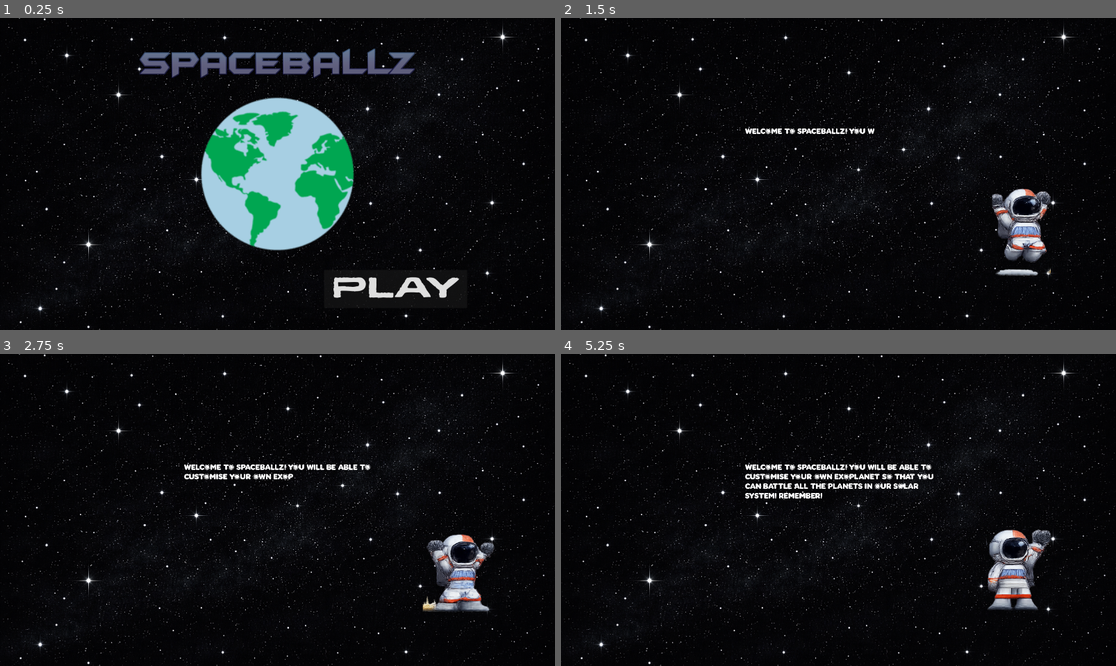
Above: before the commit, frames 1-4 (two rows, left to right).
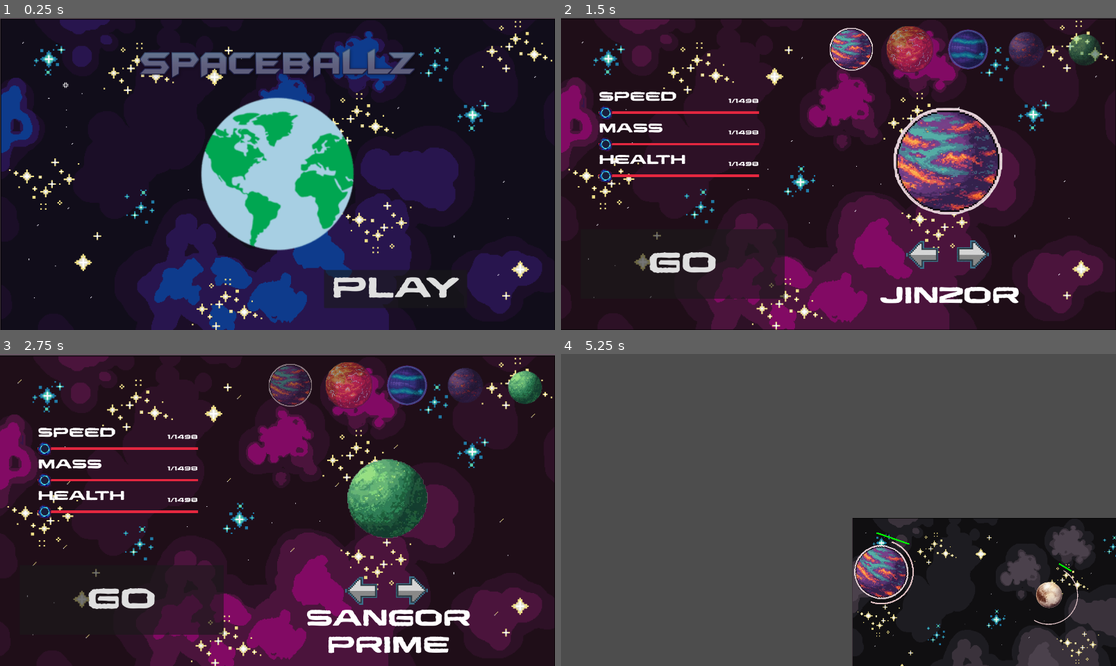
Above: after the commit, the same moments.

Repository: apomyl/ball-game
Game: Godot game, scene res://ui/main menu.tscn
The game is run twice, just before and just after one commit, with the same random seed, the same clock (stepped at 60 frames per second) and the same inputs.
Inputs (mouse positions are in pixels of both pictures, inside the frame that each line leads up to):
- Up to frame 1 (0.25 s): no input
- Up to frame 2 (1.5 s): click "play" at 0.5 s; click (1032, 46) at 1.25 s, where only the run after the commit has a clickable "SKIP"
- Up to frame 3 (2.75 s): click (360, 591) at 2.02 s
- Up to frame 4 (5.25 s): click (971, 591) at 2.77 s; click (683, 600) at 3.5 s, where only the run after the commit has a clickable "go"; click (672, 510) at 4.25 s, where only the run after the commit has a clickable "Power 5"; click (699, 603) at 5 s, where only the run after the commit has a clickable "battle"

The runs differ from the first frame. In frame 1, 45% of the frame differs, in the area x 0-100%, y 0-100%; in frame 2, 87%; in frame 3, 86%; in frame 4, 89%.

Commit message:
backgrounds applied

Diff:
--- /dev/null
+++ b/ball-game/ui/background.gd
@@ -0,0 +1,9 @@
+extends AnimatedSprite2D
+
+func _ready():
+	var screen_size = get_viewport_rect().size
+	var texture_size = sprite_frames.get_frame_texture(animation, 0).get_size()
+
+	scale = screen_size / texture_size
+
+	play("bg")
--- /dev/null
+++ b/ball-game/ui/background.tscn
@@ -0,0 +1,70 @@
+[gd_scene load_steps=14 format=3 uid="uid://bw7la53eq06bn"]
+
+[ext_resource type="Texture2D" uid="uid://clfjac5jn76kx" path="res://assets/backgrounds/bg31.png" id="1_yg7ml"]
+[ext_resource type="Texture2D" uid="uid://bj3josw42jefq" path="res://assets/backgrounds/bg32.png" id="2_stpsu"]
+[ext_resource type="Texture2D" uid="uid://cm8ffjanuasge" path="res://assets/backgrounds/bg311.png" id="3_yalll"]
+[ext_resource type="Texture2D" uid="uid://ko53oyuqjlsk" path="res://assets/backgrounds/bg33.png" id="4_sfpog"]
+[ext_resource type="Texture2D" uid="uid://cvr05uaxd82a6" path="res://assets/backgrounds/bg34.png" id="5_1c2to"]
+[ext_resource type="Texture2D" uid="uid://btjud7m7wig7h" path="res://assets/backgrounds/bg35.png" id="6_637hh"]
+[ext_resource type="Texture2D" uid="uid://dp3y5bylw46g8" path="res://assets/backgrounds/bg36.png" id="7_x23t8"]
+[ext_resource type="Texture2D" uid="uid://bvcdydui4vufp" path="res://assets/backgrounds/bg37.png" id="8_cdfki"]
+[ext_resource type="Texture2D" uid="uid://c01loj75ix0hg" path="res://assets/backgrounds/bg38.png" id="9_owprb"]
+[ext_resource type="Texture2D" uid="uid://culndk4tf5udg" path="res://assets/backgrounds/bg39.png" id="10_18fss"]
+[ext_resource type="Texture2D" uid="uid://1ejvrsiagstc" path="res://assets/backgrounds/bg310.png" id="11_y5ydl"]
+[ext_resource type="Script" uid="uid://cab7o5gtj4pnl" path="res://ui/background.gd" id="12_stpsu"]
+
+[sub_resource type="SpriteFrames" id="SpriteFrames_yg7ml"]
+animations = [{
+"frames": [{
+"duration": 1.0,
+"texture": ExtResource("1_yg7ml")
+}, {
+"duration": 1.0,
+"texture": ExtResource("2_stpsu")
+}, {
+"duration": 1.0,
+"texture": ExtResource("4_sfpog")
+}, {
+"duration": 1.0,
+"texture": ExtResource("5_1c2to")
+}, {
+"duration": 1.0,
+"texture": ExtResource("6_637hh")
+}, {
+"duration": 1.0,
+"texture": ExtResource("7_x23t8")
+}, {
+"duration": 1.0,
+"texture": ExtResource("8_cdfki")
+}, {
+"duration": 1.0,
+"texture": ExtResource("9_owprb")
+}, {
+"duration": 1.0,
+"texture": ExtResource("10_18fss")
+}, {
+"duration": 1.0,
+"texture": ExtResource("11_y5ydl")
+}, {
+"duration": 1.0,
+"texture": ExtResource("3_yalll")
+}],
+"loop": true,
+"name": &"bg",
+"speed": 2.0
+}, {
+"frames": [],
+"loop": true,
+"name": &"default",
+"speed": 5.0
+}]
+
+[node name="Node2D" type="Node2D"]
+
+[node name="Background" type="AnimatedSprite2D" parent="."]
+z_index = -1
+texture_filter = 1
+sprite_frames = SubResource("SpriteFrames_yg7ml")
+animation = &"bg"
+centered = false
+script = ExtResource("12_stpsu")
--- a/ball-game/ui/creation.tscn
+++ b/ball-game/ui/creation.tscn
@@ -1,13 +1,65 @@
-[gd_scene format=3 uid="uid://c5clfb81rvk3v"]
+[gd_scene load_steps=19 format=3 uid="uid://c5clfb81rvk3v"]
 
 [ext_resource type="Theme" uid="uid://bp6vqjk6b7nwq" path="res://assets/theme.tres" id="1_lotrb"]
 [ext_resource type="Script" uid="uid://ds05vrvc0rtms" path="res://ui/creation.gd" id="1_vusna"]
-[ext_resource type="Texture2D" uid="uid://drp8fp3i4w1b7" path="res://assets/backgrounds/background.png" id="2_fkntm"]
+[ext_resource type="Texture2D" uid="uid://bmqst56nmvfeg" path="res://assets/backgrounds/bg11.png" id="2_mbx1c"]
+[ext_resource type="Texture2D" uid="uid://b6j03qn8ui561" path="res://assets/backgrounds/bg22.png" id="3_78o1v"]
 [ext_resource type="Script" uid="uid://cj4ih16vgpbmq" path="res://ui/planet_selector.gd" id="3_vusna"]
 [ext_resource type="Texture2D" uid="uid://di3ty4hop2e8t" path="res://assets/left.png" id="4_451v5"]
+[ext_resource type="Texture2D" uid="uid://dsmfgrtxtxtxo" path="res://assets/backgrounds/bg23.png" id="4_wqb2q"]
 [ext_resource type="Texture2D" uid="uid://cbfeibxxgvph4" path="res://assets/right.png" id="5_fkntm"]
-
-[node name="Creation" type="Control" unique_id=866555154]
+[ext_resource type="Texture2D" uid="uid://dpbmn5lv0a83o" path="res://assets/backgrounds/bg24.png" id="5_kr6je"]
+[ext_resource type="Texture2D" uid="uid://cqyygo1jcsffc" path="res://assets/backgrounds/bg25.png" id="6_cggdt"]
+[ext_resource type="Texture2D" uid="uid://caulkhnlwos42" path="res://assets/backgrounds/bg26.png" id="7_luehv"]
+[ext_resource type="Texture2D" uid="uid://dipcq6w0lplyy" path="res://assets/backgrounds/bg27.png" id="8_mkpqu"]
+[ext_resource type="Texture2D" uid="uid://5focorr7nhul" path="res://assets/backgrounds/bg28.png" id="9_tfkxd"]
+[ext_resource type="Texture2D" uid="uid://dn82hqq16od66" path="res://assets/backgrounds/bg29.png" id="10_u4o5j"]
+[ext_resource type="Texture2D" uid="uid://ba4wkadfuxqqj" path="res://assets/backgrounds/bg210.png" id="11_mf6y5"]
+[ext_resource type="Texture2D" uid="uid://ds1nq81jn8ebg" path="res://assets/backgrounds/bg211.png" id="12_vyuau"]
+[ext_resource type="Script" uid="uid://cab7o5gtj4pnl" path="res://ui/background.gd" id="13_cggdt"]
+
+[sub_resource type="SpriteFrames" id="SpriteFrames_wa0l1"]
+animations = [{
+"frames": [{
+"duration": 1.0,
+"texture": ExtResource("2_mbx1c")
+}, {
+"duration": 1.0,
+"texture": ExtResource("3_78o1v")
+}, {
+"duration": 1.0,
+"texture": ExtResource("4_wqb2q")
+}, {
+"duration": 1.0,
+"texture": ExtResource("5_kr6je")
+}, {
+"duration": 1.0,
+"texture": ExtResource("6_cggdt")
+}, {
+"duration": 1.0,
+"texture": ExtResource("7_luehv")
+}, {
+"duration": 1.0,
+"texture": ExtResource("8_mkpqu")
+}, {
+"duration": 1.0,
+"texture": ExtResource("9_tfkxd")
+}, {
+"duration": 1.0,
+"texture": ExtResource("10_u4o5j")
+}, {
+"duration": 1.0,
+"texture": ExtResource("11_mf6y5")
+}, {
+"duration": 1.0,
+"texture": ExtResource("12_vyuau")
+}],
+"loop": true,
+"name": &"bg",
+"speed": 2.0
+}]
+
+[node name="Creation" type="Control"]
 layout_mode = 3
 anchors_preset = 15
 anchor_right = 1.0
@@ -17,17 +69,15 @@
 size_flags_vertical = 3
 script = ExtResource("1_vusna")
 
-[node name="BG" type="TextureRect" parent="." unique_id=807349373]
-layout_mode = 1
-anchors_preset = 15
-anchor_right = 1.0
-anchor_bottom = 1.0
-grow_horizontal = 2
-grow_vertical = 2
-texture = ExtResource("2_fkntm")
-stretch_mode = 6
-
-[node name="SliderContainer" type="VBoxContainer" parent="." unique_id=760379179]
+[node name="Background" type="AnimatedSprite2D" parent="."]
+z_index = -1
+texture_filter = 4
+sprite_frames = SubResource("SpriteFrames_wa0l1")
+animation = &"bg"
+centered = false
+script = ExtResource("13_cggdt")
+
+[node name="SliderContainer" type="VBoxContainer" parent="."]
 layout_mode = 0
 offset_left = 131.0
 offset_top = 125.0
@@ -35,11 +85,11 @@
 offset_bottom = 693.0
 alignment = 1
 
-[node name="SpeedLabelContainer" type="GridContainer" parent="SliderContainer" unique_id=1086003814]
+[node name="SpeedLabelContainer" type="GridContainer" parent="SliderContainer"]
 layout_mode = 2
 columns = 2
 
-[node name="Speed" type="RichTextLabel" parent="SliderContainer/SpeedLabelContainer" unique_id=1893297790]
+[node name="Speed" type="RichTextLabel" parent="SliderContainer/SpeedLabelContainer"]
 custom_minimum_size = Vector2(300, 0)
 layout_mode = 2
 size_flags_vertical = 3
@@ -49,7 +99,7 @@
 fit_content = true
 vertical_alignment = 2
 
-[node name="SpeedValue" type="RichTextLabel" parent="SliderContainer/SpeedLabelContainer" unique_id=1694966692]
+[node name="SpeedValue" type="RichTextLabel" parent="SliderContainer/SpeedLabelContainer"]
 layout_direction = 3
 layout_mode = 2
 size_flags_horizontal = 3
@@ -60,17 +110,17 @@
 horizontal_alignment = 2
 vertical_alignment = 2
 
-[node name="SpeedSlider" type="HSlider" parent="SliderContainer" unique_id=999440617]
+[node name="SpeedSlider" type="HSlider" parent="SliderContainer"]
 layout_mode = 2
 theme = ExtResource("1_lotrb")
 min_value = 1.0
 value = 1.0
 
-[node name="MassLabelContainer" type="GridContainer" parent="SliderContainer" unique_id=256549846]
+[node name="MassLabelContainer" type="GridContainer" parent="SliderContainer"]
 layout_mode = 2
 columns = 2
 
-[node name="Mass" type="RichTextLabel" parent="SliderContainer/MassLabelContainer" unique_id=431006261]
+[node name="Mass" type="RichTextLabel" parent="SliderContainer/MassLabelContainer"]
 custom_minimum_size = Vector2(300, 0)
 layout_mode = 2
 theme = ExtResource("1_lotrb")
@@ -78,7 +128,7 @@
 text = "[font_size=45]Mass[/font_size]"
 fit_content = true
 
-[node name="MassValue" type="RichTextLabel" parent="SliderContainer/MassLabelContainer" unique_id=1307242866]
+[node name="MassValue" type="RichTextLabel" parent="SliderContainer/MassLabelContainer"]
 layout_direction = 3
 layout_mode = 2
 size_flags_horizontal = 3
@@ -89,17 +139,17 @@
 horizontal_alignment = 2
 vertical_alignment = 2
 
-[node name="MassSlider" type="HSlider" parent="SliderContainer" unique_id=582932542]
+[node name="MassSlider" type="HSlider" parent="SliderContainer"]
 layout_mode = 2
 theme = ExtResource("1_lotrb")
 min_value = 1.0
 value = 1.0
 
-[node name="HealthLabelContainer" type="GridContainer" parent="SliderContainer" unique_id=1091777691]
+[node name="HealthLabelContainer" type="GridContainer" parent="SliderContainer"]
 layout_mode = 2
 columns = 2
 
-[node name="Health" type="RichTextLabel" parent="SliderContainer/HealthLabelContainer" unique_id=995544023]
+[node name="Health" type="RichTextLabel" parent="SliderContainer/HealthLabelContainer"]
 custom_minimum_size = Vector2(320, 0)
 layout_mode = 2
 size_flags_vertical = 3
@@ -109,7 +159,7 @@
 fit_content = true
 vertical_alignment = 2
 
-[node name="HealthValue" type="RichTextLabel" parent="SliderContainer/HealthLabelContainer" unique_id=1956473987]
+[node name="HealthValue" type="RichTextLabel" parent="SliderContainer/HealthLabelContainer"]
 layout_direction = 3
 layout_mode = 2
 size_flags_horizontal = 3
@@ -120,20 +170,20 @@
 horizontal_alignment = 2
 vertical_alignment = 2
 
-[node name="HealthSlider" type="HSlider" parent="SliderContainer" unique_id=1410190916]
+[node name="HealthSlider" type="HSlider" parent="SliderContainer"]
 layout_mode = 2
 theme = ExtResource("1_lotrb")
 min_value = 1.0
 value = 1.0
 
-[node name="Planet Selector" type="Control" parent="." unique_id=1041985243]
+[node name="Planet Selector" type="Control" parent="."]
 anchors_preset = 0
 offset_left = 950.0
 offset_right = 1731.0
 offset_bottom = 823.0
 script = ExtResource("3_vusna")
 
-[node name="HBoxContainer" type="HBoxContainer" parent="Planet Selector" unique_id=159931920]
+[node name="HBoxContainer" type="HBoxContainer" parent="Planet Selector"]
 clip_contents = true
 custom_minimum_size = Vector2(0, 300)
 layout_mode = 1
@@ -142,7 +192,7 @@
 offset_bottom = 542.49994
 scale = Vector2(0.4, 0.4)
 
-[node name="Planet" type="TextureRect" parent="Planet Selector" unique_id=1653421733]
+[node name="Planet" type="TextureRect" parent="Planet Selector"]
 custom_minimum_size = Vector2(0, 500)
 layout_mode = 0
 offset_left = 140.0
@@ -152,7 +202,7 @@
 size_flags_vertical = 3
 stretch_mode = 4
 
-[node name="LeftButton" type="TextureButton" parent="Planet Selector" unique_id=516673160]
+[node name="LeftButton" type="TextureButton" parent="Planet Selector"]
 custom_minimum_size = Vector2(50, 50)
 layout_mode = 0
 offset_left = 239.0
@@ -164,7 +214,7 @@
 size_flags_vertical = 4
 texture_normal = ExtResource("4_451v5")
 
-[node name="RightButton" type="TextureButton" parent="Planet Selector" unique_id=144966398]
+[node name="RightButton" type="TextureButton" parent="Planet Selector"]
 custom_minimum_size = Vector2(50, 50)
 layout_mode = 0
 offset_left = 415.0
@@ -176,7 +226,7 @@
 size_flags_vertical = 0
 texture_normal = ExtResource("5_fkntm")
 
-[node name="Name" type="RichTextLabel" parent="Planet Selector" unique_id=1329680754]
+[node name="Name" type="RichTextLabel" parent="Planet Selector"]
 layout_mode = 0
 offset_left = -28.0
 offset_top = 871.0
@@ -191,7 +241,7 @@
 horizontal_alignment = 1
 vertical_alignment = 1
 
-[node name="Go" type="Button" parent="." unique_id=1231940784]
+[node name="Go" type="Button" parent="."]
 layout_mode = 0
 offset_left = 68.0
 offset_top = 731.0
--- a/ball-game/ui/instructions.gd
+++ b/ball-game/ui/instructions.gd
@@ -8,7 +8,7 @@
 # -------------------------
 # EDIT THESE
 # -------------------------
-var char_delay := 0.03
+var char_delay := 0.02
 var after_full_text_wait := 2.5
 var between_bubbles_wait := 0.4
 
--- a/ball-game/ui/instructions.tscn
+++ b/ball-game/ui/instructions.tscn
@@ -1,10 +1,64 @@
-[gd_scene format=3 uid="uid://bp4fltlnettkh"]
+[gd_scene load_steps=40 format=3 uid="uid://bp4fltlnettkh"]
 
 [ext_resource type="Script" uid="uid://ylc3vcwm2hte" path="res://ui/instructions.gd" id="1_gwj8b"]
-[ext_resource type="Texture2D" uid="uid://drp8fp3i4w1b7" path="res://assets/backgrounds/background.png" id="1_q4e6u"]
+[ext_resource type="Texture2D" uid="uid://7p0tchg00sjj" path="res://assets/backgrounds/background11.png" id="2_gxi0q"]
 [ext_resource type="Texture2D" uid="uid://8mlvd7pkcv50" path="res://assets/animations/rocketbg.png" id="3_22tfe"]
+[ext_resource type="Texture2D" uid="uid://bb66jhl1306bl" path="res://assets/backgrounds/background12.png" id="3_d5pu1"]
 [ext_resource type="Texture2D" uid="uid://dwkr6nnw0xevh" path="res://assets/animations/astro.png" id="4_jrofa"]
+[ext_resource type="Texture2D" uid="uid://cs8hc3xd2sqde" path="res://assets/backgrounds/background13.png" id="4_qjp1f"]
 [ext_resource type="FontFile" uid="uid://b4n5v84ypqf5g" path="res://assets/Cosmo Corner PERSONAL USE ONLY!.ttf" id="5_jrofa"]
+[ext_resource type="Texture2D" uid="uid://d3f8t7wxmpmxg" path="res://assets/backgrounds/background14.png" id="5_qtfbm"]
+[ext_resource type="Texture2D" uid="uid://dryuf5wt0m43m" path="res://assets/backgrounds/bg15.png" id="6_h0x0m"]
+[ext_resource type="Texture2D" uid="uid://bv5f7kdgxuono" path="res://assets/backgrounds/bg16.png" id="7_w21n5"]
+[ext_resource type="Texture2D" uid="uid://buquhik7uv8me" path="res://assets/backgrounds/bg17.png" id="8_4i87k"]
+[ext_resource type="Texture2D" uid="uid://b0ogllqu5mbvt" path="res://assets/backgrounds/bg18.png" id="9_ftxkj"]
+[ext_resource type="Texture2D" uid="uid://dmpqemx51v3c2" path="res://assets/backgrounds/bg19.png" id="10_2cwka"]
+[ext_resource type="Texture2D" uid="uid://dl8ji4d5vktpk" path="res://assets/backgrounds/bg110.png" id="11_hfy4k"]
+[ext_resource type="Texture2D" uid="uid://dcq3akr8svpbx" path="res://assets/backgrounds/bg111.png" id="12_4mgd7"]
+[ext_resource type="Script" uid="uid://cab7o5gtj4pnl" path="res://ui/background.gd" id="13_gnyir"]
+[ext_resource type="Script" uid="uid://bc4fhth38m5by" path="res://ui/skip.gd" id="17_d5pu1"]
+[ext_resource type="FontFile" uid="uid://dx1133orocye5" path="res://assets/Star Rust.otf" id="17_qjp1f"]
+
+[sub_resource type="SpriteFrames" id="SpriteFrames_72n4g"]
+animations = [{
+"frames": [{
+"duration": 1.0,
+"texture": ExtResource("2_gxi0q")
+}, {
+"duration": 1.0,
+"texture": ExtResource("3_d5pu1")
+}, {
+"duration": 1.0,
+"texture": ExtResource("4_qjp1f")
+}, {
+"duration": 1.0,
+"texture": ExtResource("5_qtfbm")
+}, {
+"duration": 1.0,
+"texture": ExtResource("6_h0x0m")
+}, {
+"duration": 1.0,
+"texture": ExtResource("7_w21n5")
+}, {
+"duration": 1.0,
+"texture": ExtResource("8_4i87k")
+}, {
+"duration": 1.0,
+"texture": ExtResource("9_ftxkj")
+}, {
+"duration": 1.0,
+"texture": ExtResource("10_2cwka")
+}, {
+"duration": 1.0,
+"texture": ExtResource("11_hfy4k")
+}, {
+"duration": 1.0,
+"texture": ExtResource("12_4mgd7")
+}],
+"loop": true,
+"name": &"bg",
+"speed": 5.0
+}]
 
 [sub_resource type="AtlasTexture" id="AtlasTexture_soo13"]
 atlas = ExtResource("3_22tfe")
@@ -122,7 +176,7 @@
 }],
 "loop": false,
 "name": &"end",
-"speed": 5.0
+"speed": 3.0
 }, {
 "frames": [{
 "duration": 0.61,
@@ -166,16 +220,13 @@
 grow_vertical = 2
 script = ExtResource("1_gwj8b")
 
-[node name="Background" type="TextureRect" parent="."]
-layout_mode = 1
-anchors_preset = 15
-anchor_right = 1.0
-anchor_bottom = 1.0
-grow_horizontal = 2
-grow_vertical = 2
-texture = ExtResource("1_q4e6u")
-expand_mode = 1
-stretch_mode = 6
+[node name="Background" type="AnimatedSprite2D" parent="."]
+z_index = -1
+texture_filter = 4
+sprite_frames = SubResource("SpriteFrames_72n4g")
+animation = &"bg"
+centered = false
+script = ExtResource("13_gnyir")
 
 [node name="Astronaut" type="Control" parent="."]
 layout_mode = 1
@@ -224,3 +275,21 @@
 text = "kgfytdyd"
 
 [node name="SequenceTimer" type="Timer" parent="."]
+
+[node name="skip" type="Button" parent="."]
+layout_mode = 1
+anchors_preset = -1
+anchor_left = 0.97800004
+anchor_right = 1.0
+anchor_bottom = 0.029000001
+offset_left = -305.76013
+offset_top = 76.0
+offset_right = -231.0
+offset_bottom = 85.68
+grow_horizontal = 0
+theme_override_fonts/font = ExtResource("17_qjp1f")
+theme_override_font_sizes/font_size = 28
+text = "SKIP"
+script = ExtResource("17_d5pu1")
+
+[connection signal="pressed" from="skip" to="skip" method="_on_pressed"]
--- a/ball-game/ui/main menu.tscn
+++ b/ball-game/ui/main menu.tscn
@@ -1,10 +1,62 @@
-[gd_scene load_steps=6 format=3 uid="uid://cbisgncstjtjh"]
+[gd_scene load_steps=18 format=3 uid="uid://cbisgncstjtjh"]
 
 [ext_resource type="Script" uid="uid://gulcyh205wdu" path="res://ui/main_menu.gd" id="1_rs7wx"]
-[ext_resource type="Texture2D" uid="uid://drp8fp3i4w1b7" path="res://assets/backgrounds/background.png" id="2_d6lax"]
 [ext_resource type="Texture2D" uid="uid://37iovauvy1v1" path="res://earth.png" id="2_ot7ep"]
+[ext_resource type="Texture2D" uid="uid://7p0tchg00sjj" path="res://assets/backgrounds/background11.png" id="2_tbovc"]
 [ext_resource type="Texture2D" uid="uid://dptnl8w8bnmeq" path="res://assets/title.png" id="3_ot7ep"]
+[ext_resource type="Texture2D" uid="uid://bf4dfroapygig" path="res://assets/backgrounds/background12.png" id="3_wruty"]
+[ext_resource type="Texture2D" uid="uid://c7e3d78ebv227" path="res://assets/backgrounds/background13.png" id="4_coicg"]
 [ext_resource type="Theme" uid="uid://bp6vqjk6b7nwq" path="res://assets/theme.tres" id="4_u2ul1"]
+[ext_resource type="Texture2D" uid="uid://gj2f14ocw07s" path="res://assets/backgrounds/background14.png" id="5_ayhro"]
+[ext_resource type="Texture2D" uid="uid://bwvgbs5npdin3" path="res://assets/backgrounds/bg15.png" id="6_ap6ul"]
+[ext_resource type="Texture2D" uid="uid://ivtb1jo6cuux" path="res://assets/backgrounds/bg16.png" id="7_axkaq"]
+[ext_resource type="Texture2D" uid="uid://b7lmovjml6je3" path="res://assets/backgrounds/bg17.png" id="8_osiq4"]
+[ext_resource type="Texture2D" uid="uid://3o6p1qt6t1eq" path="res://assets/backgrounds/bg18.png" id="9_586es"]
+[ext_resource type="Texture2D" uid="uid://qc8lulh5hw3g" path="res://assets/backgrounds/bg19.png" id="10_mp2d1"]
+[ext_resource type="Texture2D" uid="uid://q0hj15cweyjv" path="res://assets/backgrounds/bg110.png" id="11_n2dns"]
+[ext_resource type="Texture2D" uid="uid://dybwjikyw1vyv" path="res://assets/backgrounds/bg111.png" id="12_isiei"]
+[ext_resource type="Script" uid="uid://cab7o5gtj4pnl" path="res://ui/background.gd" id="13_y4g4h"]
+
+[sub_resource type="SpriteFrames" id="SpriteFrames_v1sgb"]
+animations = [{
+"frames": [{
+"duration": 1.0,
+"texture": ExtResource("2_tbovc")
+}, {
+"duration": 1.0,
+"texture": ExtResource("3_wruty")
+}, {
+"duration": 1.0,
+"texture": ExtResource("4_coicg")
+}, {
+"duration": 1.0,
+"texture": ExtResource("5_ayhro")
+}, {
+"duration": 1.0,
+"texture": ExtResource("6_ap6ul")
+}, {
+"duration": 1.0,
+"texture": ExtResource("7_axkaq")
+}, {
+"duration": 1.0,
+"texture": ExtResource("8_osiq4")
+}, {
+"duration": 1.0,
+"texture": ExtResource("9_586es")
+}, {
+"duration": 1.0,
+"texture": ExtResource("10_mp2d1")
+}, {
+"duration": 1.0,
+"texture": ExtResource("11_n2dns")
+}, {
+"duration": 1.0,
+"texture": ExtResource("12_isiei")
+}],
+"loop": true,
+"name": &"bg",
+"speed": 2.0
+}]
 
 [node name="MainMenu" type="Control"]
 layout_mode = 3
@@ -13,15 +65,13 @@
 offset_bottom = 1080.0
 script = ExtResource("1_rs7wx")
 
-[node name="BG" type="TextureRect" parent="."]
-layout_mode = 1
-anchors_preset = 15
-anchor_right = 1.0
-anchor_bottom = 1.0
-grow_horizontal = 2
-grow_vertical = 2
-texture = ExtResource("2_d6lax")
-stretch_mode = 6
+[node name="AnimatedSprite2D" type="AnimatedSprite2D" parent="."]
+z_index = -1
+texture_filter = 4
+sprite_frames = SubResource("SpriteFrames_v1sgb")
+animation = &"bg"
+centered = false
+script = ExtResource("13_y4g4h")
 
 [node name="Background" type="TextureRect" parent="."]
 layout_mode = 0
--- /dev/null
+++ b/ball-game/ui/skip.gd
@@ -0,0 +1,5 @@
+extends Button
+
+
+func _on_pressed() -> void:
+	get_tree().change_scene_to_file("res://ui/creation.tscn")
--- a/ball-game/ui/transition.tscn
+++ b/ball-game/ui/transition.tscn
@@ -1,7 +1,7 @@
-[gd_scene format=3 uid="uid://ck7jgabsc7a04"]
+[gd_scene load_steps=48 format=3 uid="uid://ck7jgabsc7a04"]
 
 [ext_resource type="Texture2D" uid="uid://cl4iiig4vvkto" path="res://assets/transition/transition1.png" id="1_cdcv5"]
-[ext_resource type="Script" uid="uid://bg5i3lg36a1dy" path="res://run.gd" id="1_dvrck"]
+[ext_resource type="Script" uid="uid://bg5i3lg36a1dy" path="res://transition.gd" id="1_dvrck"]
 [ext_resource type="Texture2D" uid="uid://bg5o7x1oypr4a" path="res://assets/transition/transition2.png" id="2_ru7yf"]
 [ext_resource type="Texture2D" uid="uid://bvehedjuga8l6" path="res://assets/transition/transition3.png" id="3_my7rm"]
 [ext_resource type="Texture2D" uid="uid://chgcyutbbvmvj" path="res://assets/transition/transition4.png" id="4_np3wr"]
--- a/ball-game/walls.tscn
+++ b/ball-game/walls.tscn
@@ -1,15 +1,77 @@
-[gd_scene format=3 uid="uid://die44hlvewhfn"]
+[gd_scene load_steps=15 format=3 uid="uid://die44hlvewhfn"]
+
+[ext_resource type="Texture2D" uid="uid://clfjac5jn76kx" path="res://assets/backgrounds/bg31.png" id="1_pcp3h"]
+[ext_resource type="Texture2D" uid="uid://bj3josw42jefq" path="res://assets/backgrounds/bg32.png" id="2_q2dr5"]
+[ext_resource type="Texture2D" uid="uid://ko53oyuqjlsk" path="res://assets/backgrounds/bg33.png" id="3_37dt0"]
+[ext_resource type="Texture2D" uid="uid://cvr05uaxd82a6" path="res://assets/backgrounds/bg34.png" id="4_cc55r"]
+[ext_resource type="Texture2D" uid="uid://btjud7m7wig7h" path="res://assets/backgrounds/bg35.png" id="5_1xhue"]
+[ext_resource type="Texture2D" uid="uid://dp3y5bylw46g8" path="res://assets/backgrounds/bg36.png" id="6_5boxt"]
+[ext_resource type="Texture2D" uid="uid://bvcdydui4vufp" path="res://assets/backgrounds/bg37.png" id="7_514ik"]
+[ext_resource type="Texture2D" uid="uid://c01loj75ix0hg" path="res://assets/backgrounds/bg38.png" id="8_oy78j"]
+[ext_resource type="Texture2D" uid="uid://culndk4tf5udg" path="res://assets/backgrounds/bg39.png" id="9_14hr1"]
+[ext_resource type="Texture2D" uid="uid://1ejvrsiagstc" path="res://assets/backgrounds/bg310.png" id="10_wkm88"]
+[ext_resource type="Texture2D" uid="uid://cm8ffjanuasge" path="res://assets/backgrounds/bg311.png" id="11_rda77"]
+[ext_resource type="Script" uid="uid://cab7o5gtj4pnl" path="res://ui/background.gd" id="12_n424q"]
+
+[sub_resource type="SpriteFrames" id="SpriteFrames_oelu8"]
+animations = [{
+"frames": [{
+"duration": 1.0,
+"texture": ExtResource("1_pcp3h")
+}, {
+"duration": 1.0,
+"texture": ExtResource("2_q2dr5")
+}, {
+"duration": 1.0,
+"texture": ExtResource("3_37dt0")
+}, {
+"duration": 1.0,
+"texture": ExtResource("4_cc55r")
+}, {
+"duration": 1.0,
+"texture": ExtResource("5_1xhue")
+}, {
+"duration": 1.0,
+"texture": ExtResource("6_5boxt")
+}, {
+"duration": 1.0,
+"texture": ExtResource("7_514ik")
+}, {
+"duration": 1.0,
+"texture": ExtResource("8_oy78j")
+}, {
+"duration": 1.0,
+"texture": ExtResource("9_14hr1")
+}, {
+"duration": 1.0,
+"texture": ExtResource("10_wkm88")
+}, {
+"duration": 1.0,
+"texture": ExtResource("11_rda77")
+}],
+"loop": true,
+"name": &"bg",
+"speed": 2.0
+}]
 
 [sub_resource type="PhysicsMaterial" id="PhysicsMaterial_oelu8"]
 friction = 0.0
 bounce = 1.0
 
-[node name="Walls" type="Node2D" unique_id=1034601366]
+[node name="Walls" type="Node2D"]
 
-[node name="Walls" type="StaticBody2D" parent="." unique_id=594058141]
+[node name="Background" type="AnimatedSprite2D" parent="."]
+z_index = -1
+texture_filter = 4
+sprite_frames = SubResource("SpriteFrames_oelu8")
+animation = &"bg"
+centered = false
+script = ExtResource("12_n424q")
+
+[node name="Walls" type="StaticBody2D" parent="."]
 physics_material_override = SubResource("PhysicsMaterial_oelu8")
 
-[node name="CollisionPolygon2D" type="CollisionPolygon2D" parent="Walls" unique_id=43302361]
+[node name="CollisionPolygon2D" type="CollisionPolygon2D" parent="Walls"]
 position = Vector2(-1677.5771, -916.25055)
 scale = Vector2(1.6668165, 1.641183)
 polygon = PackedVector2Array(0, 0, 0, 1080, 1920, 1080, 1920, 0, 1920, -9, 1927, -9, 1932, 1093, -13, 1089, -14, -27, 1920, -9, 1920, 0)
Not shown, changed: ball-game/assets/backgrounds/background11.png.import
Not shown: 1 places in ball-game/assets/theme.tres that only renumber resources
Renamed: ball-game/run.gd -> ball-game/transition.gd
Renamed: ball-game/run.gd.uid -> ball-game/transition.gd.uid
Not shown, added: ball-game/ui/background.gd.uid
Not shown, added: ball-game/ui/skip.gd.uid
